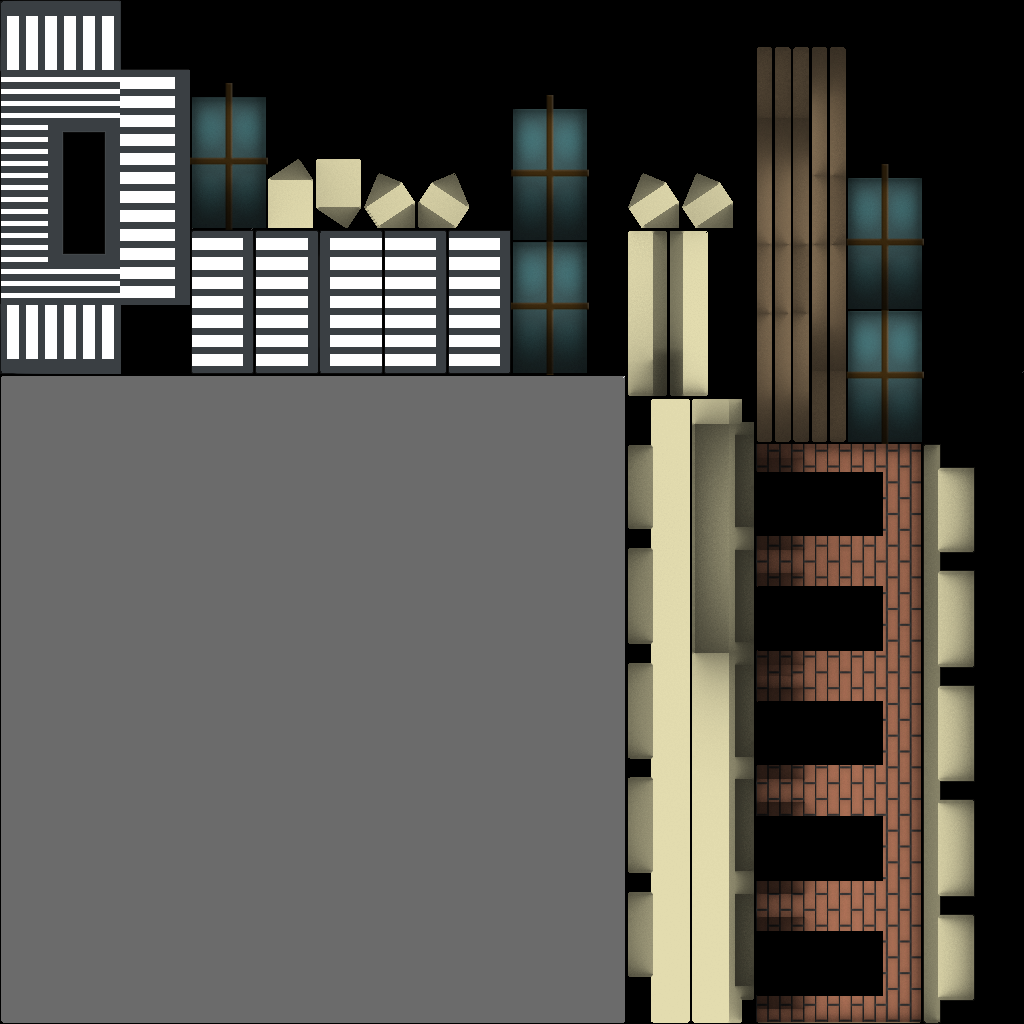
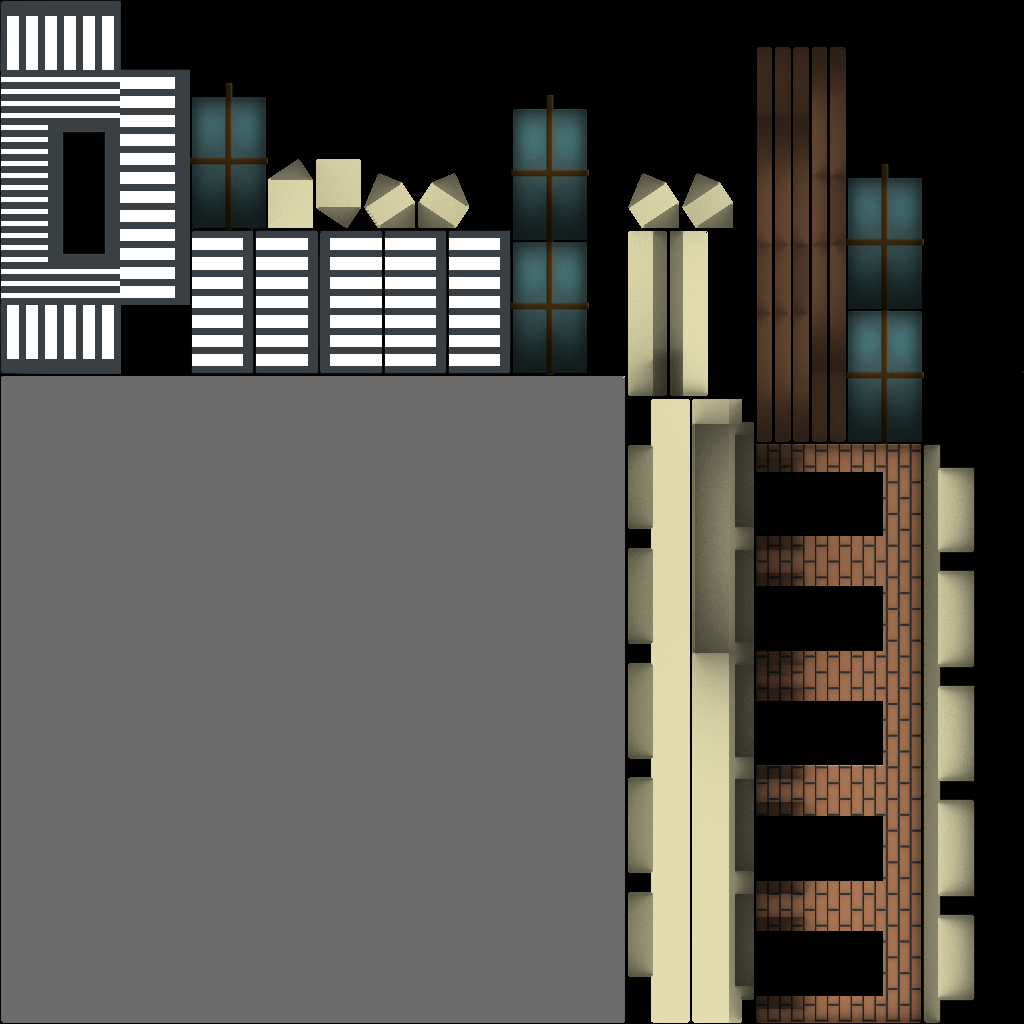
Layered file, before and after one edit (1024x1024). Changes by layer:
pixels changed over [756, 47, 921, 1023] (layer not identified)
